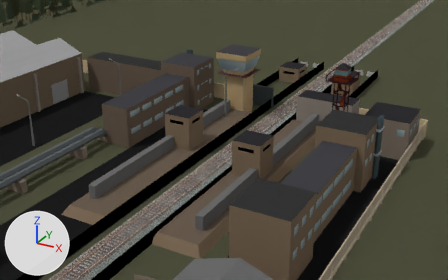
The Blender file blender/станция_тэц/станция_тэц.blend, before and after one commit.
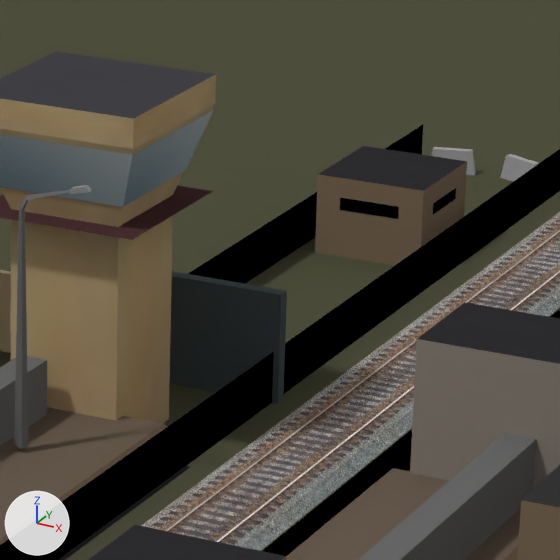
Each version is shown from a 50 mm lens placed at (33.0, 556.7, 42.4), pointed at (-20.0, 653.1, -5.8), then close up on the part from 50% to 72% of the width and 13% to 49% of the height. Lighting does not change. The marker at lower left points along +X, +Y and +Z.

Before the edit, the objects in view are built like this:
```python
me_cube_026 = bpy.data.meshes.new('Cube.026')
me_cube_026.from_pydata(...)  # 54 vertices, 41 faces; spans x 100.0..1474.0, y -205.0..690.0, z 0.0..3.0
me_cube_026.materials.append(mat_общий_материал_002)  # picture img_общая_текстура_png_001
me_cylinder_018 = bpy.data.meshes.new('Cylinder.018')
me_cylinder_018.from_pydata(...)  # 20 vertices, 12 faces; spans x -0.24..6.78, y -0.58..0.28, z -1.66..2.56
me_cylinder_018.materials.append(mat_общий_материал_002)  # picture img_общая_текстура_png_001
me_plane_076 = bpy.data.meshes.new('Plane.076')
me_plane_076.from_pydata([(-1.0, -117.0, -9.0), (1.0, -117.0, -9.0), (-1.0, 50.0, 4.0), (1.0, 50.0, 4.0)], [], [(0, 1, 3, 2)])
me_plane_076.materials.append(mat_сетка)  # its picture is missing
ob_забор_004 = bpy.data.objects.new('забор.004', me_cube_026)
ob_забор_004.location = (-180.07, -30.08, 0.0)
ob_забор_004.scale = (0.133, 1.0, 1.0)
ob_забор_007 = bpy.data.objects.new('забор.007', me_plane_076)
ob_забор_007.location = (-6.04, 637.7, 0.89)
ob_забор_007.rotation_euler = (-0.0785, 1.571, 0.0)  # degrees (-4.5, 90, 0)
ob_створка_ворот = bpy.data.objects.new('створка_ворот', me_cylinder_018)
ob_створка_ворот.location = (-12.87, 659.87, 1.49)
ob_створка_ворот.rotation_euler = (0.0, 0.0, 0.858)  # degrees (0, 0, 49)
ob_створка_ворот.hide_set(True)  # its collection is switched off
# also in view: 'забор.009' at (-19.4, 671.7, 0.9); 'Cube.064' at (-16.2, 659.5, 1.9); 'фонарный_столб.016' at (-15.9, 648.2, 6.0); 'здание.015' at (-0.2, 654.5, 2.9); 'забор.006' at (-13.1, 604.2, 0.9)
```
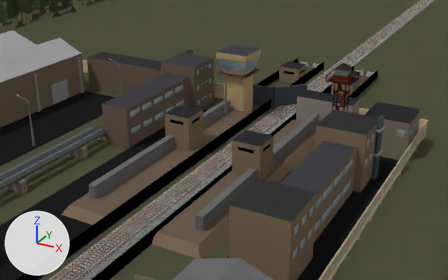
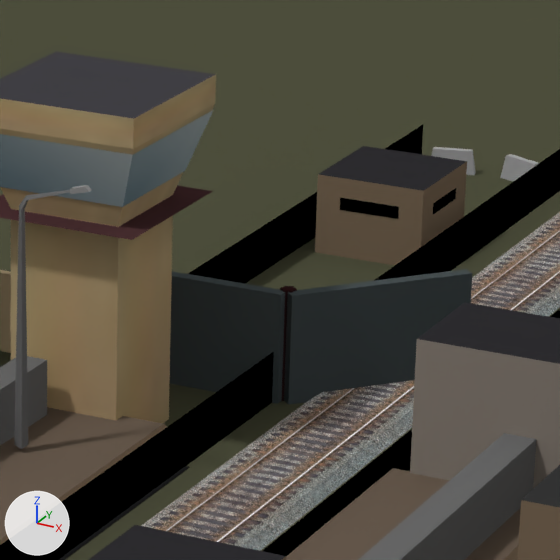
Location of each change, (x1, y1, x2, y2) in pixels of the close-ups (560 x 560 px):
'створка_ворот', shown (black): after (280, 269, 472, 405)

What the commit changed:
Object 'створка_ворот' (ob_створка_ворот) is now shown.
